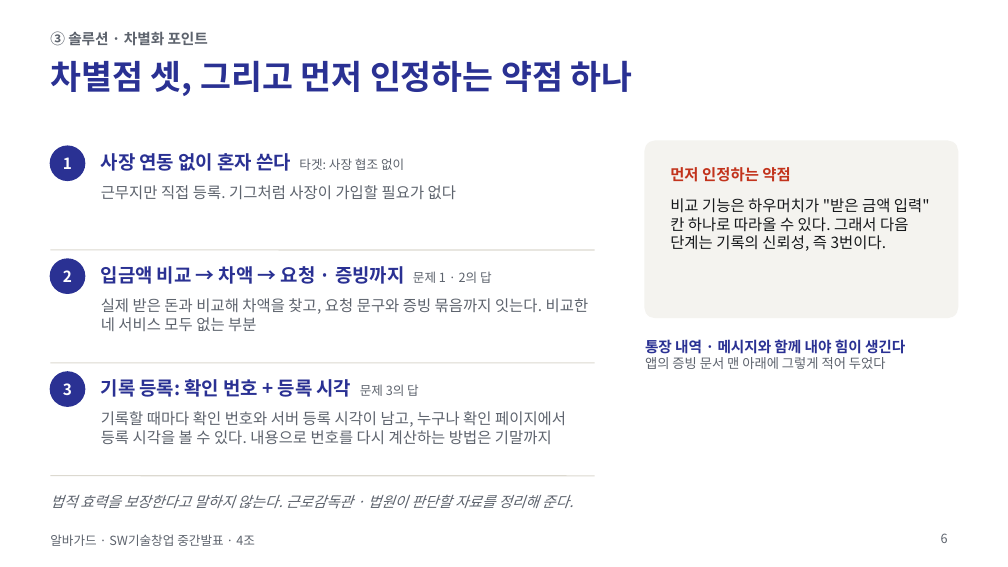
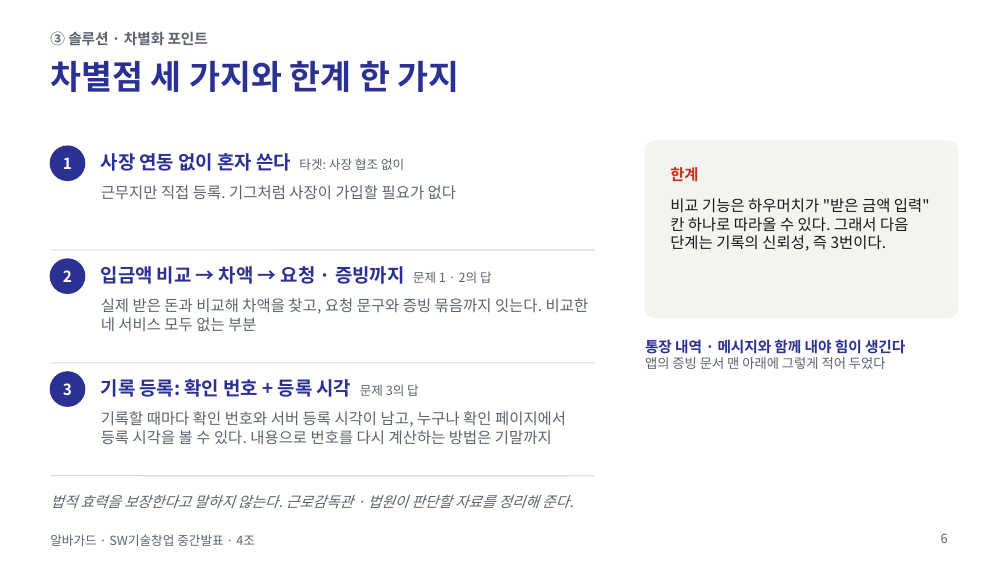
Before and after one commit to jihooni217/albaguard, a slide deck: slide 6 of docs/06_중간발표_PPT.pptx. Drawn at 1008x567 pixels with LibreOffice and Linux fonts; fonts in the diff are those of the drawing. Boxes give left, top, right and bottom in pixels: in the first picture for what was removed or moved away, otherwise in the second. Text is boxed around its words. In the diff, an @@ line names an element or a change of style, - is before the commit and + after.

```diff
--- a/docs/06_중간발표_PPT.pptx
+++ b/docs/06_중간발표_PPT.pptx
@@ title at [50, 60, 460, 92]: text changed @@
-차별점 셋, 그리고 먼저 인정하는 약점 하나
+차별점 세 가지와 한계 한 가지
@@ text at [670, 167, 698, 182]: text changed @@
-먼저 인정하는 약점
+한계
```
Also in this commit, not shown: 8 other slides changed.
